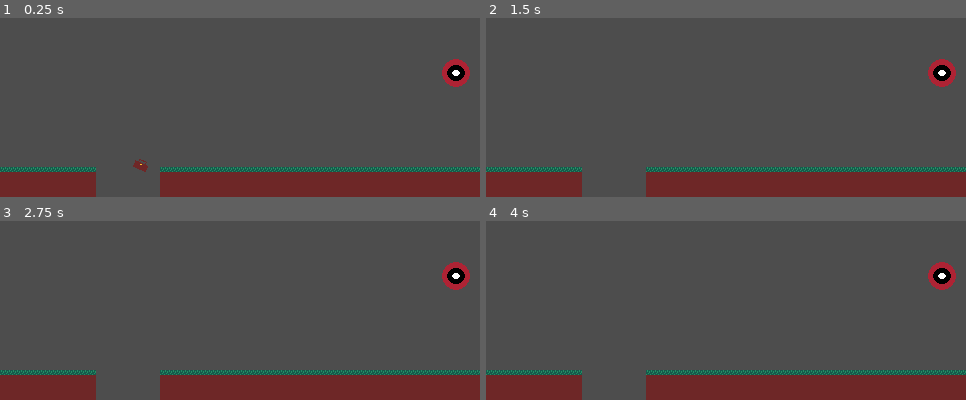
Above: before the commit, frames 1-4 (two rows, left to right).
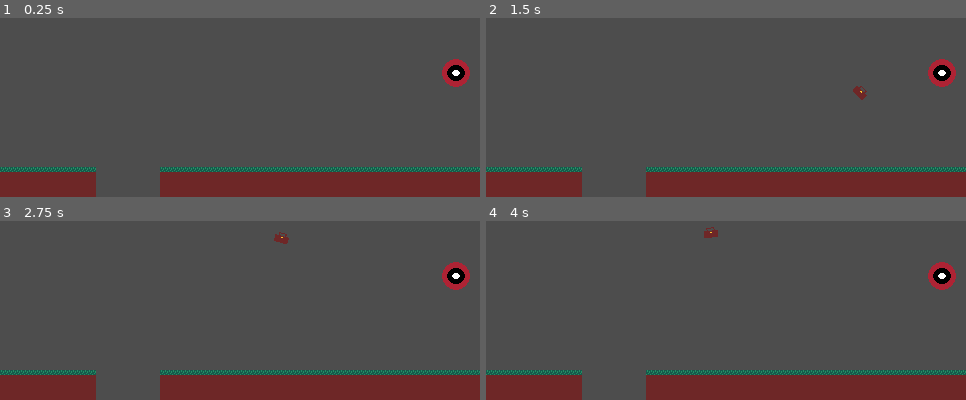
Above: after the commit, the same moments.

Repository: VarnCc/koffer
Game: Godot game, scene res://main.tscn
Two runs of this game, one before a commit and one after it. Both use one fixed random seed, a clock stepped at 60 frames per second and the inputs below.
Inputs:
- Up to frame 1 (0.25 s): no input
- Up to frame 2 (1.5 s): tap Space (shoot, bound only after the commit) at 0.6, 1.35 s
- Up to frame 3 (2.75 s): tap Enter at 2 s; tap Space (shoot, bound only after the commit) at 2.1 s
- Up to frame 4 (4 s): tap Space (shoot, bound only after the commit) at 2.85, 3.5, 3.6 s

The runs differ from the first frame. In frame 1, 0.1% of the frame differs, in the area x 27-31%, y 78-87%; in frame 2, 0.1%, in the area x 76-80%, y 37-46%; in frame 3, 0.1%; in frame 4, 0.1%.

Commit message:
Addet Player

Diff:
--- a/main.gd
+++ b/main.gd
@@ -13,11 +13,11 @@
 # Called when the node enters the scene tree for the first time.
 func _ready() -> void:
 	spawn_target()
-	projectile()
 
 # Called every frame. 'delta' is the elapsed time since the previous frame.
 func _process(delta: float) -> void:
-	pass
+	if Input.is_action_just_pressed("shoot"):
+		test_shoot()
 
 func spawn_target():
 	var padding = 18.0
@@ -45,7 +45,7 @@
 	var projectile = projectile_scene.instantiate()
 	add_child(projectile)
 	projectile.global_position = $PlayerSpawn.global_position
-	projectile.linear_velocity = Vector2(400, -50)
+	projectile.linear_velocity = Vector2(400, -500)
 
 	projectile.hit.connect(_on_projectile_hit)
 	projectile.miss.connect(_on_projectile_miss)
@@ -74,3 +74,8 @@
 	combo = 1.0
 
 	shot_active = false
+
+func test_shoot():
+	if shot_active == false:
+		projectile()
+		shot_active = true
--- /dev/null
+++ b/player.gd
@@ -0,0 +1,25 @@
+extends Node2D
+
+var aim_value = 0.0
+var aim_direction = 1.0
+var aim_speed = 1.5
+
+
+# Called when the node enters the scene tree for the first time.
+func _ready() -> void:
+	aim()
+
+
+# Called every frame. 'delta' is the elapsed time since the previous frame.
+func _process(delta: float) -> void:
+	pass
+
+func aim():
+	var run = true
+	while run:
+		aim_value += aim_direction * aim_speed * get_process_delta_time()
+		print(aim_value)
+		if aim_direction <= 0.00:
+			aim_direction + 0.02
+		if aim_direction >= 1.00:
+			aim_direction - 0.02
--- /dev/null
+++ b/player.tscn
@@ -0,0 +1,6 @@
+[gd_scene format=3 uid="uid://dnw3s77wmc1f0"]
+
+[ext_resource type="Script" uid="uid://b6lajc02pfjcr" path="res://player.gd" id="1_4flbx"]
+
+[node name="Player" type="Node2D" unique_id=343612898]
+script = ExtResource("1_4flbx")
--- a/project.godot
+++ b/project.godot
@@ -20,6 +20,14 @@
 window/size/viewport_width=480
 window/size/viewport_height=270
 
+[input]
+
+shoot={
+"deadzone": 0.2,
+"events": [Object(InputEventKey,"resource_local_to_scene":false,"resource_name":"","device":-1,"window_id":0,"alt_pressed":false,"shift_pressed":false,"ctrl_pressed":false,"meta_pressed":false,"pressed":false,"keycode":0,"physical_keycode":32,"key_label":0,"unicode":32,"location":0,"echo":false,"script":null)
+]
+}
+
 [physics]
 
 3d/physics_engine="Jolt Physics"
Not shown, added: player.gd.uid
